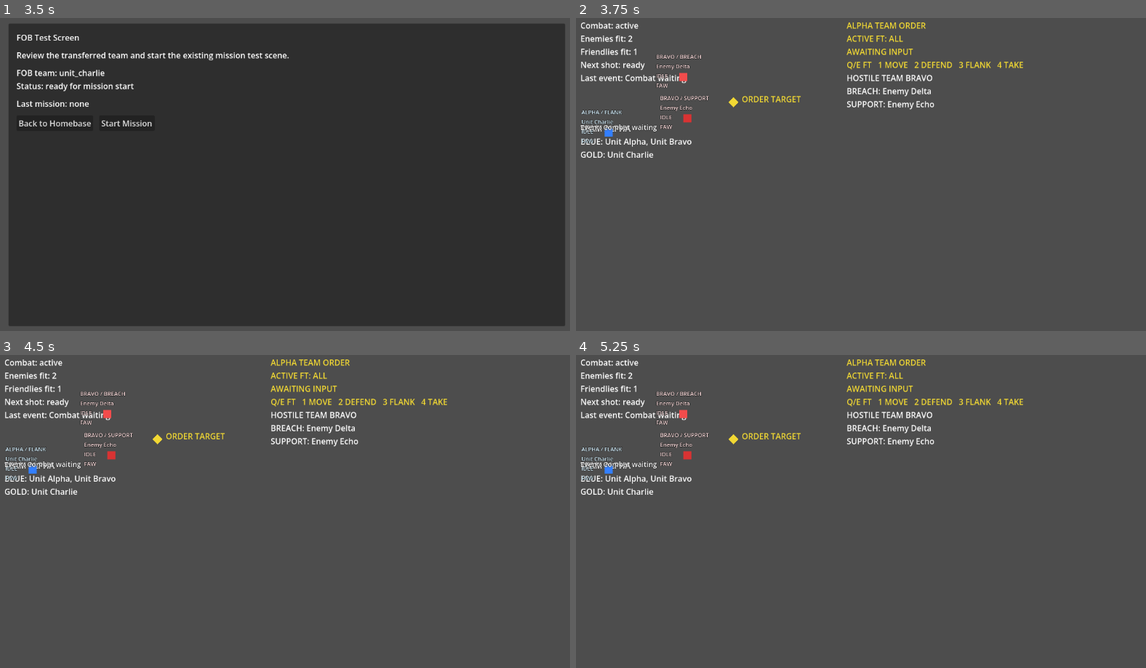
Above: before the commit, frames 1-4 (two rows, left to right).
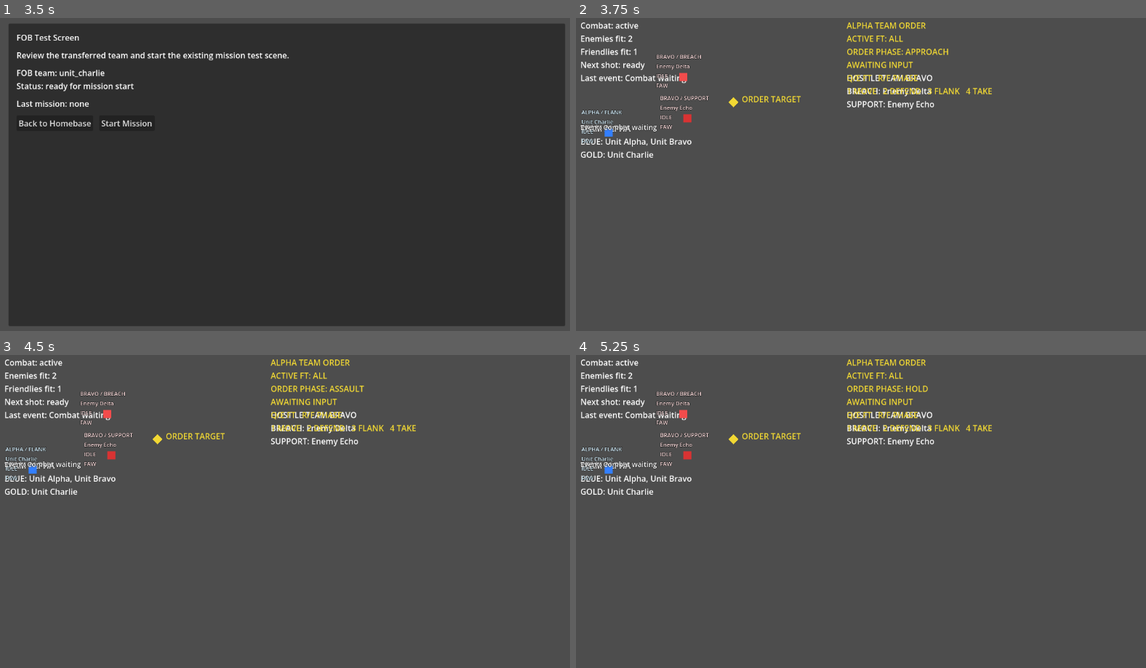
Above: after the commit, the same moments.

Repository: 0klabauta0-jpg/Sternenbuergerchen
Game: Godot game, scene res://scenes/meta/meta_layer_test.tscn
Two runs of this game, one before a commit and one after it. Both use one fixed random seed, a clock stepped at 60 frames per second and the inputs below.
Inputs:
- Up to frame 1 (3.5 s): click "Unit Alpha (unit_alpha / team…" at 0.5 s; click "Unit Bravo (unit_bravo / team…" at 1.25 s; click "Unit Charlie (unit_charlie / …" at 2 s; click "Transfer Team to FOB" at 2.75 s
- Up to frame 2 (3.75 s): click "Start Mission" at 3.5 s
- Up to frame 3 (4.5 s): tap Enter at 4.25 s; tap R at 4.35 s
- Up to frame 4 (5.25 s): tap F at 4.55, 5.1 s; tap Space at 5 s

Frame 1 is identical in both runs. In frame 2, 1.0% of the frame differs, in the area x 47-79%, y 9-25%; in frame 3, 0.9%; in frame 4, 0.9%.

Commit message:
Add minimal mission phase gate

Diff:
--- a/scenes/tests/mission_reactivity_test.tscn
+++ b/scenes/tests/mission_reactivity_test.tscn
@@ -39,8 +39,8 @@
 offset_left = 544.0
 offset_top = 16.0
 offset_right = 860.0
-offset_bottom = 110.0
-text = "ALPHA TEAM ORDER\nACTIVE FT: ALL\nAWAITING INPUT\nQ/E FT   1 MOVE   2 DEFEND   3 FLANK   4 TAKE"
+offset_bottom = 132.0
+text = "ALPHA TEAM ORDER\nACTIVE FT: ALL\nORDER PHASE: APPROACH\nAWAITING INPUT\nQ/E FT   R/F PHASE\n1 MOVE   2 DEFEND   3 FLANK   4 TAKE"
 
 [node name="SimulationRoot" type="Node" parent="."]
 script = ExtResource("1_simulation")
--- a/scripts/tests/mission_combat_loop_driver.gd
+++ b/scripts/tests/mission_combat_loop_driver.gd
@@ -4,6 +4,9 @@
 const CONTACT_LINE_NAME: String = "CombatContactLine"
 const EVENT_LABEL_NAME: String = "CombatEventLabel"
 const WINNER_LABEL_NAME: String = "CombatWinnerLabel"
+const PHASE_APPROACH: int = 0
+const PHASE_ASSAULT: int = 1
+const PHASE_HOLD: int = 2
 
 signal contact_established(attacker, target)
 signal combat_resolved(winning_team_id, neutralized_enemy_count)
@@ -202,6 +205,9 @@
 	if unit.has_method("get_fire_status") and String(unit.call("get_fire_status")) != "fire_at_will":
 		return false
 
+	if not _is_phase_attack_allowed(unit):
+		return false
+
 	return _is_engage_ready(unit)
 
 
@@ -248,6 +254,62 @@
 			return status_name == "pending_move" and String(runtime_status.get("source_command_type")) == "flank"
 
 	return false
+
+
+func _is_phase_attack_allowed(unit) -> bool:
+	var phase: int = _get_unit_phase(unit)
+	if phase < 0:
+		return true
+
+	match phase:
+		PHASE_APPROACH:
+			return false
+		PHASE_HOLD:
+			return _is_hold_phase_ready(unit)
+		_:
+			return true
+
+
+func _is_hold_phase_ready(unit) -> bool:
+	if unit == null:
+		return false
+
+	if unit.has_method("get_current_unit_command"):
+		var command = unit.call("get_current_unit_command")
+		if command != null and command.has_method("get"):
+			var command_type: String = String(command.get("command_type"))
+			if command_type == "engage_area" or command_type == "hold_position":
+				return true
+
+	if unit.has_method("get_runtime_status"):
+		var runtime_status = unit.call("get_runtime_status")
+		if runtime_status != null and runtime_status.has_method("get"):
+			var status_name: String = String(runtime_status.get("status"))
+			if status_name == "engaging" or status_name == "holding":
+				return true
+
+	return false
+
+
+func _get_unit_phase(unit) -> int:
+	if unit == null:
+		return -1
+
+	if unit.has_method("get_current_unit_command"):
+		var command = unit.call("get_current_unit_command")
+		if command != null and command.has_method("get"):
+			var raw_phase: Variant = command.get("phase")
+			if typeof(raw_phase) == TYPE_INT or typeof(raw_phase) == TYPE_FLOAT:
+				return int(raw_phase)
+
+	if unit.has_method("get_runtime_status"):
+		var runtime_status = unit.call("get_runtime_status")
+		if runtime_status != null and runtime_status.has_method("get"):
+			var raw_phase: Variant = runtime_status.get("phase")
+			if typeof(raw_phase) == TYPE_INT or typeof(raw_phase) == TYPE_FLOAT:
+				return int(raw_phase)
+
+	return -1
 
 
 func _update_status_label(state_name: String) -> void:
--- a/scripts/tests/mission_command_flow_driver.gd
+++ b/scripts/tests/mission_command_flow_driver.gd
@@ -5,6 +5,7 @@
 
 @export var auto_run_on_ready: bool = true
 @export var commander_command_type: String = "take"
+@export var commander_phase: int = -1
 @export var team_id: String = "team_alpha"
 @export var unit_id: String = "unit_alpha"
 @export var fireteam_id: String = "blue"
@@ -48,7 +49,7 @@
 	return did_issue
 
 
-func issue_command(command_type_override: String = "", target_position_override: Variant = null) -> bool:
+func issue_command(command_type_override: String = "", target_position_override: Variant = null, phase_override: int = -1) -> bool:
 	var runtime_leader = get_node_or_null(runtime_leader_path)
 	if runtime_leader == null:
 		push_warning("MissionCommandFlowDriver requires a RuntimeLeader reference.")
@@ -69,6 +70,10 @@
 	command.unit_id = unit_id
 	command.team_id = team_id
 	command.target_position = target_position
+	if phase_override >= 0:
+		command.phase = phase_override
+	elif commander_phase >= 0:
+		command.phase = commander_phase
 	if not bool(command.call("is_valid")):
 		push_warning("MissionCommandFlowDriver could not build a valid CommanderCommand.")
 		return false
--- a/scripts/tests/mission_tactical_sandbox_controller.gd
+++ b/scripts/tests/mission_tactical_sandbox_controller.gd
@@ -5,6 +5,9 @@
 const DEFEND_COLOR: Color = Color(0.4, 0.9, 1.0, 1.0)
 const FLANK_COLOR: Color = Color(1.0, 0.65, 0.3, 1.0)
 const TAKE_COLOR: Color = Color(1.0, 0.42, 0.42, 1.0)
+const PHASE_APPROACH: int = 0
+const PHASE_ASSAULT: int = 1
+const PHASE_HOLD: int = 2
 const FIRETEAM_ALL: String = "all"
 const FIRETEAM_BLUE: String = "blue"
 const FIRETEAM_GOLD: String = "gold"
@@ -13,6 +16,11 @@
 	FIRETEAM_BLUE,
 	FIRETEAM_GOLD,
 ]
+const PHASE_ORDER: PackedInt32Array = [
+	PHASE_APPROACH,
+	PHASE_ASSAULT,
+	PHASE_HOLD,
+]
 
 @export var order_team_label: String = "ALPHA TEAM"
 @export var runtime_leader_path: NodePath
@@ -24,6 +32,7 @@
 
 var _last_command_type: String = ""
 var _active_fireteam_id: String = FIRETEAM_ALL
+var _active_order_phase: int = PHASE_APPROACH
 
 
 func _ready() -> void:
@@ -57,6 +66,10 @@
 			cycle_active_fireteam(-1)
 		KEY_E:
 			cycle_active_fireteam(1)
+		KEY_R:
+			cycle_order_phase(1)
+		KEY_F:
+			cycle_order_phase(-1)
 
 
 func issue_move() -> int:
@@ -85,6 +98,18 @@
 
 func get_active_fireteam() -> String:
 	return _active_fireteam_id
+
+
+func set_active_order_phase(order_phase: int) -> void:
+	if not PHASE_ORDER.has(order_phase):
+		return
+
+	_active_order_phase = order_phase
+	_refresh_feedback()
+
+
+func get_active_order_phase() -> int:
+	return _active_order_phase
 
 
 func cycle_active_fireteam(step: int) -> void:
@@ -94,6 +119,15 @@
 
 	var next_index: int = posmod(current_index + step, FIRETEAM_ORDER.size())
 	set_active_fireteam(FIRETEAM_ORDER[next_index])
+
+
+func cycle_order_phase(step: int) -> void:
+	var current_index: int = PHASE_ORDER.find(_active_order_phase)
+	if current_index < 0:
+		current_index = 0
+
+	var next_index: int = posmod(current_index + step, PHASE_ORDER.size())
+	set_active_order_phase(PHASE_ORDER[next_index])
 
 
 func _issue_team_command(command_type: String) -> int:
@@ -107,7 +141,7 @@
 		if not _matches_active_fireteam(flow_driver):
 			continue
 
-		if bool(flow_driver.call("issue_command", command_type, target_position)):
+		if bool(flow_driver.call("issue_command", command_type, target_position, _active_order_phase)):
 			issue_count += 1
 
 	if issue_count > 0:
@@ -142,12 +176,14 @@
 	var lines: PackedStringArray = []
 	lines.append("%s ORDER" % order_team_label)
 	lines.append("ACTIVE FT: %s" % _get_fireteam_feedback_text())
+	lines.append("ORDER PHASE: %s" % _get_phase_feedback_text())
 	if _last_command_type.is_empty():
 		lines.append("AWAITING INPUT")
 	else:
 		lines.append(_get_command_feedback_text(_last_command_type))
 
-	lines.append("Q/E FT   1 MOVE   2 DEFEND   3 FLANK   4 TAKE")
+	lines.append("Q/E FT   R/F PHASE")
+	lines.append("1 MOVE   2 DEFEND   3 FLANK   4 TAKE")
 	command_feedback_label.text = "\n".join(lines)
 	command_feedback_label.modulate = _get_command_color(_last_command_type)
 
@@ -206,6 +242,16 @@
 			return "ALL"
 
 
+func _get_phase_feedback_text() -> String:
+	match _active_order_phase:
+		PHASE_ASSAULT:
+			return "ASSAULT"
+		PHASE_HOLD:
+			return "HOLD"
+		_:
+			return "APPROACH"
+
+
 func _get_target_label_text(command_type: String) -> String:
 	match command_type:
 		"move":
Not shown, changed: docs/IMPLEMENTATION_STATUS.md
